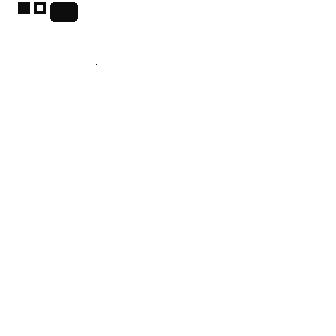
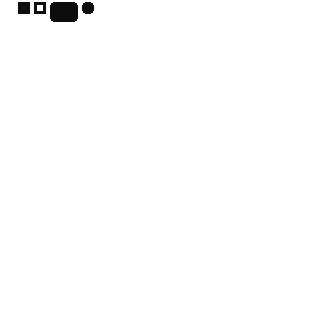
Layered file, before and after one edit (336 × 336). Changes by layer:
painted on "Background" over [82,2,97,65]
